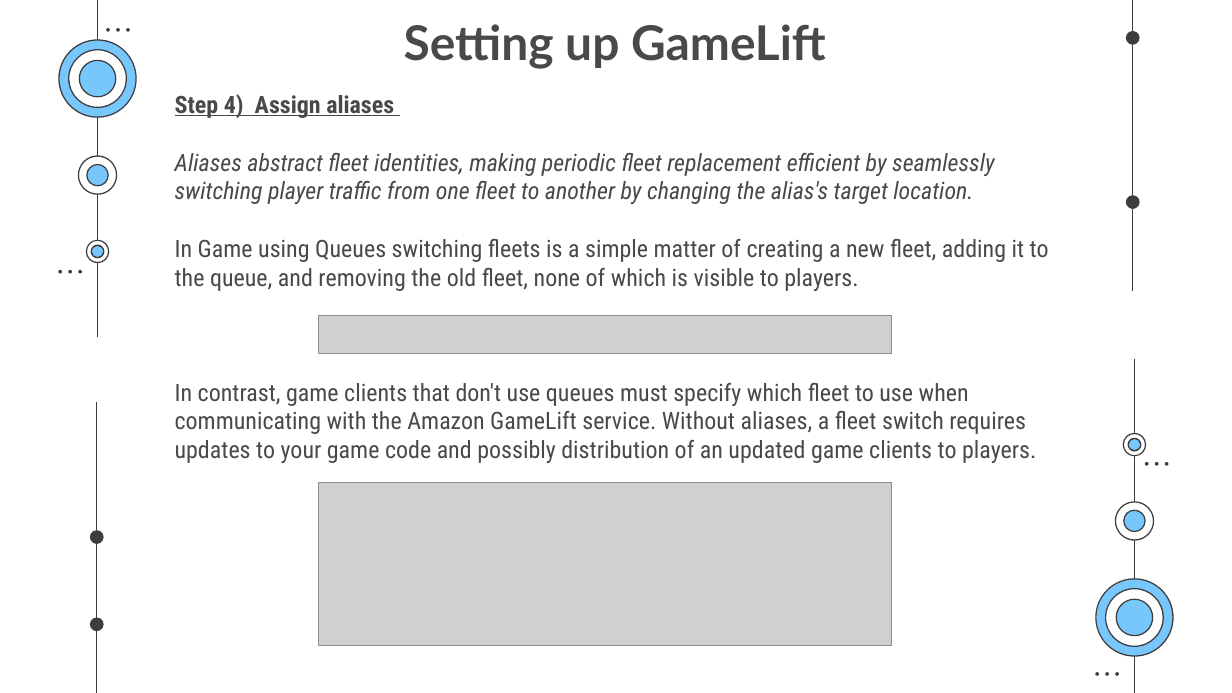
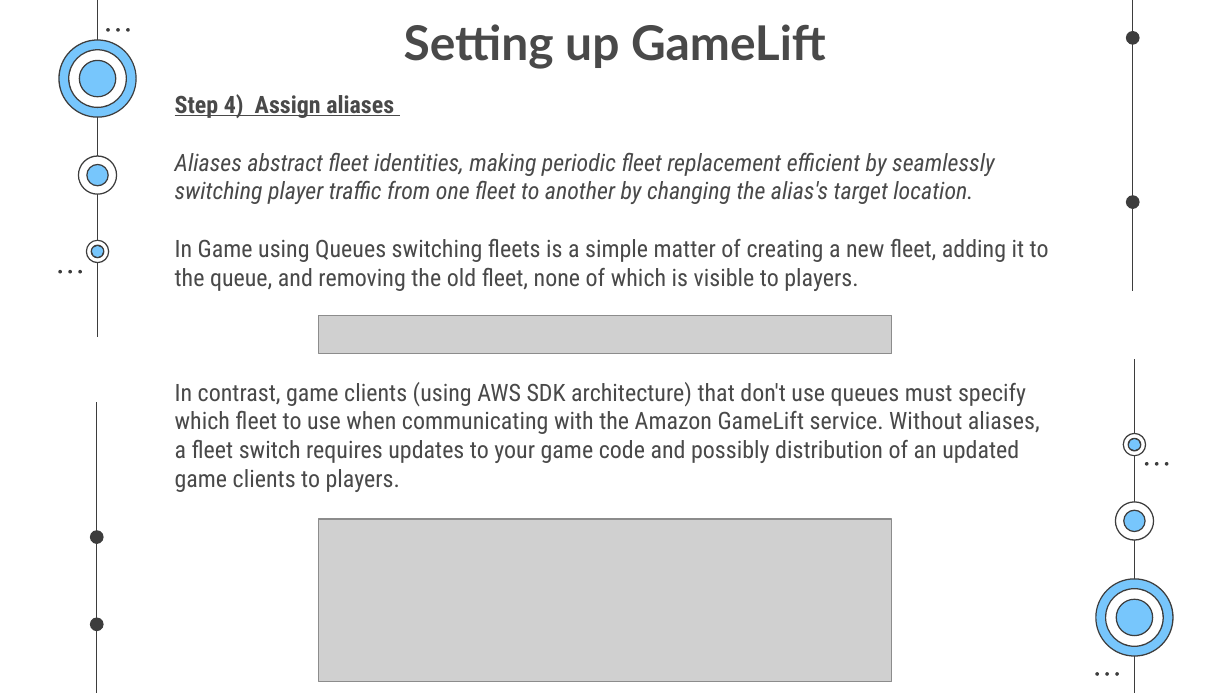
Before and after one commit to SaurabhYadav388/misc_works, a slide deck: slide 24 of Cloud_PPT/Shosau.pptx. Drawn at 1232x693 pixels with LibreOffice and Linux fonts; fonts in the diff are those of the drawing; grey boxes stand for pictures. Boxes give left, top, right and bottom in pixels: in the first picture for what was removed or moved away, otherwise in the second. Text is boxed around its words. In the diff, an @@ line names an element or a change of style, - is before the commit and + after.

```diff
--- a/Cloud_PPT/Shosau.pptx
+++ b/Cloud_PPT/Shosau.pptx
@@ subtitle at (x1=175, y1=382, x2=1040, y2=492): text changed @@
-In contrast, game clients that don't use queues must specify which fleet to use when communicating with the Amazon GameLift service. Without aliases, a fleet switch requires updates to your game code and possibly distribution of an updated game clients to players.
+In contrast, game clients (using AWS SDK architecture) that don't use queues must specify which fleet to use when communicating with the Amazon GameLift service. Without aliases, a fleet switch requires updates to your game code and possibly distribution of an updated game clients to players.
@@ picture moved from (x1=319, y1=483, x2=892, y2=646) to (x1=319, y1=519, x2=892, y2=681) @@
```
Also in this commit, not shown: 6 other slides changed, 1 slide added, 11 slides removed, 1 other file.
